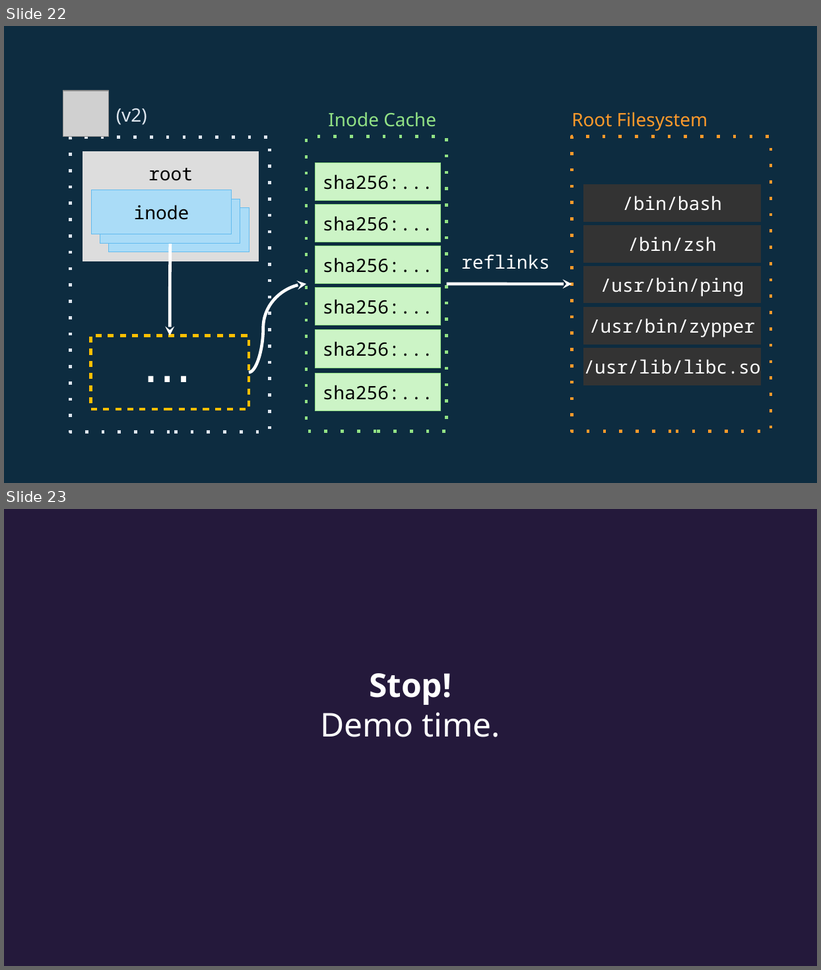
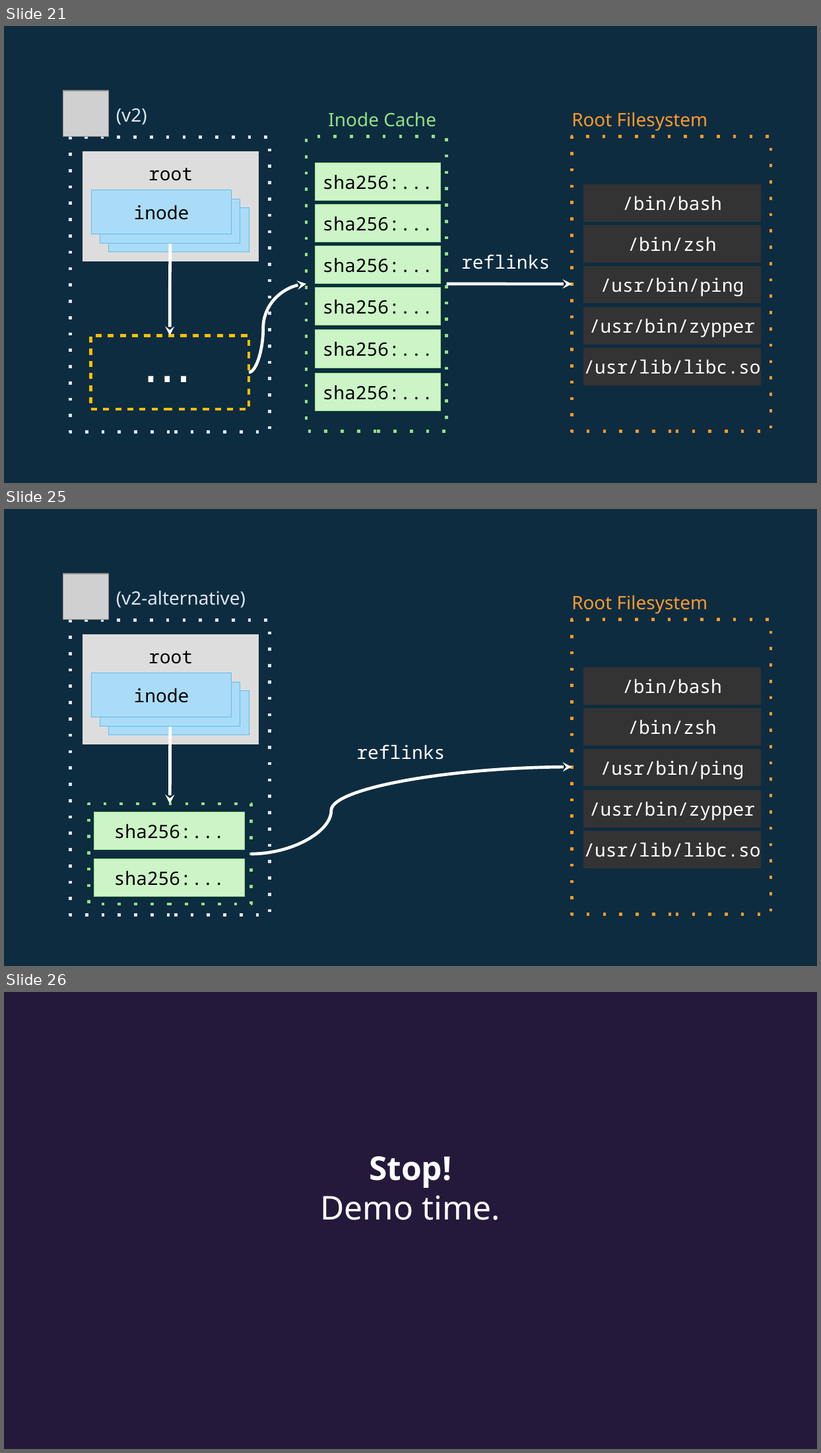
Before and after one commit to cyphar/talks, a slide deck: 2020/01-linux-conf-au/ociv2/container-images-considered-harmful.odp. Shown one above the other, each under a label of ours: slides 22 and 23 before the commit, slides 21, 25 and 26 after it; the slides between them are not shown. The pictures are 821x970 and 821x1453 pixels, drawn with LibreOffice and Linux fonts; fonts in the diff are those of the drawing; grey boxes stand for pictures. Boxes give left, top, right and bottom in pixels: in the first picture for what was removed or moved away, otherwise in the second. Text is boxed around its words. In the diff, an @@ line names an element or a change of style, - is before the commit and + after.

```diff
--- a/2020/01-linux-conf-au/ociv2/container-images-considered-harmful.odp
+++ b/2020/01-linux-conf-au/ociv2/container-images-considered-harmful.odp
@@ slide 25 added at (4, 509, 817, 966), background #0D2C40 @@
@@ picture added at (63, 574, 109, 620) @@
@@ text added at (116, 590, 246, 608), 18 pt, text #DEE6EF @@
+(v2-alternative)
@@ text added at (572, 595, 708, 614), 18 pt, text #FD9A2B @@
+Root Filesystem
@@ rectangle added at (71, 621, 269, 916), outline #DEE6EF 3 pt @@
@@ rectangle added at (572, 620, 772, 915), outline #FD9A2B 3 pt @@
@@ rectangle added at (83, 634, 259, 745), fill #DDDDDD, outline #0D2C40 0 pt, 18 pt, text #000000 @@
+root
@@ rectangle added at (92, 673, 232, 718), fill #AADCF7, outline #63BBEE 0 pt, 18 pt, text #000000 @@
+inode
@@ rectangle added at (100, 683, 240, 727), fill #AADCF7, outline #63BBEE 0 pt, 18 pt, text #000000 @@
+inode
@@ rectangle added at (584, 667, 761, 704), fill #333333, outline #333333 0 pt, 18 pt, text #FFFFFF @@
+/bin/bash
@@ rectangle added at (109, 691, 249, 735), fill #AADCF7, outline #63BBEE 0 pt, 18 pt, text #000000 @@
+inode
@@ rectangle added at (584, 709, 761, 746), fill #333333, outline #333333 0 pt, 18 pt, text #FFFFFF @@
+/bin/zsh
@@ curved arrow added from (170, 727) to (170, 804), #FFFFFF 3 pt @@
@@ text added at (356, 745, 445, 760), 18 pt, text #FFFFFF @@
+reflinks
@@ rectangle added at (584, 749, 761, 786), fill #333333, outline #333333 0 pt, 18 pt, text #FFFFFF @@
+/usr/bin/ping
@@ curved arrow added from (252, 854) to (572, 767), #FFFFFF 3 pt @@
@@ rectangle added at (89, 804, 252, 904), outline #92E285 3 pt @@
@@ rectangle added at (584, 790, 761, 827), fill #333333, outline #333333 0 pt, 18 pt, text #FFFFFF @@
+/usr/bin/zypper
@@ rectangle added at (94, 812, 244, 850), fill #CCF4C6, outline #92E285 0 pt, 18 pt, text #000000 @@
+sha256:...
@@ rectangle added at (584, 832, 761, 868), fill #333333, outline #333333 0 pt, 18 pt, text #FFFFFF @@
+/usr/lib/libc.so
@@ rectangle added at (94, 859, 244, 897), fill #CCF4C6, outline #92E285 0 pt, 18 pt, text #000000 @@
+sha256:...
@@ what was slide 22 is now slide 21 @@
@@ what was slide 23 is now slide 26 @@
```
Also in this commit, not shown: 3 slides changed, 5 other slides added, 1 other file.
